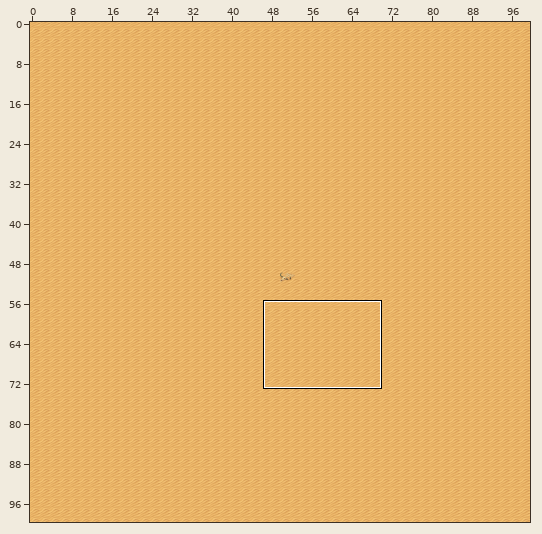
A Tiled map gets an edit: assets/maps/Desert.tmx. The picture above shows the old version from afar; the outline marks the close-up.
Close-up. First the earlier version:
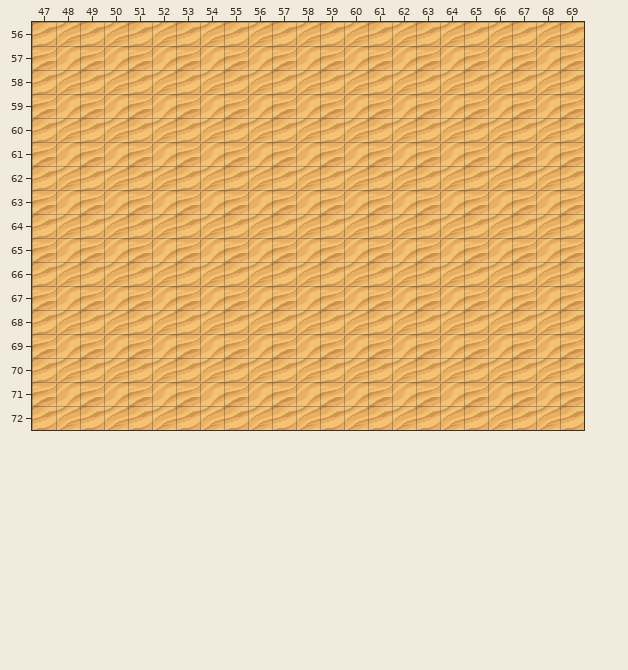
Cells are 24x24 px. Shown: x 47..69, y 56..72. The commit also changed other parts of the map, which this record leaves out.
And afterwards:
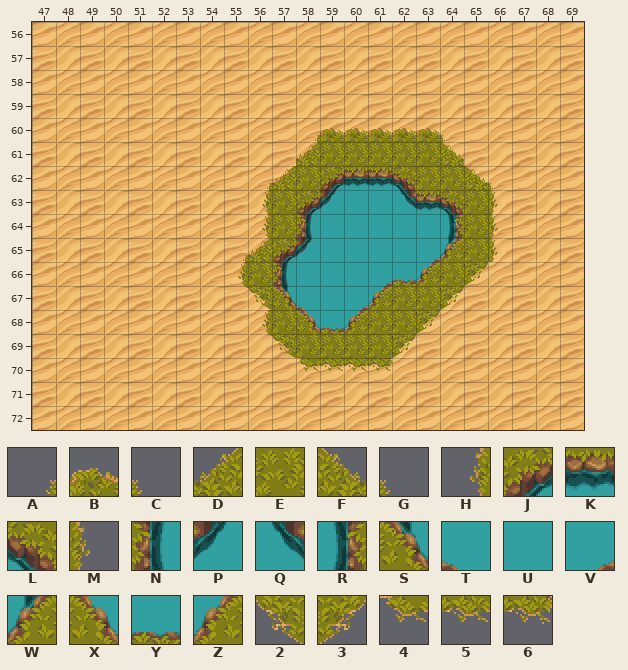
Key: from "Desert Tileset": A 353, B 354, C 355, D 369, E 370, F 371, G 372, H 384, J 385, K 386, L 387, M 388, N 400, P 401, Q 403, R 404, S 416, T 417, U 418, V 419, W 420, X 433, Y 434, Z 435, 2 449, 3 451, 4 466, 5 467, 6 468.
_ is an empty cell.
Changes in this commit:
Layer "Collision":
y 60: x 58..64 _______ -> ABBBBBC
y 61: x 58..64 _______ -> DEEEEEF
y 62: x 56..66 ___________ -> ADEJKKLEEFG
y 63: x 56..66 ___________ -> HEJPUUQKLEM
y 64: x 56..66 ___________ -> HENUUUUUREM
y 65: x 55..66 ____________ -> ADJPUUUUVWEM
y 66: x 55..65 ___________ -> HENUUUVYZE3
y 67: x 56..64 _________ -> 2STUVZEE3
y 68: x 56..63 ________ -> HEXYZEE3
y 69: x 57..62 ______ -> 2EEEE3
y 70: x 58..61 ____ -> 4556
Pixel boxes of the changes (left, top, right, bottom) in both close-ups:
added: (238, 128, 498, 372)
